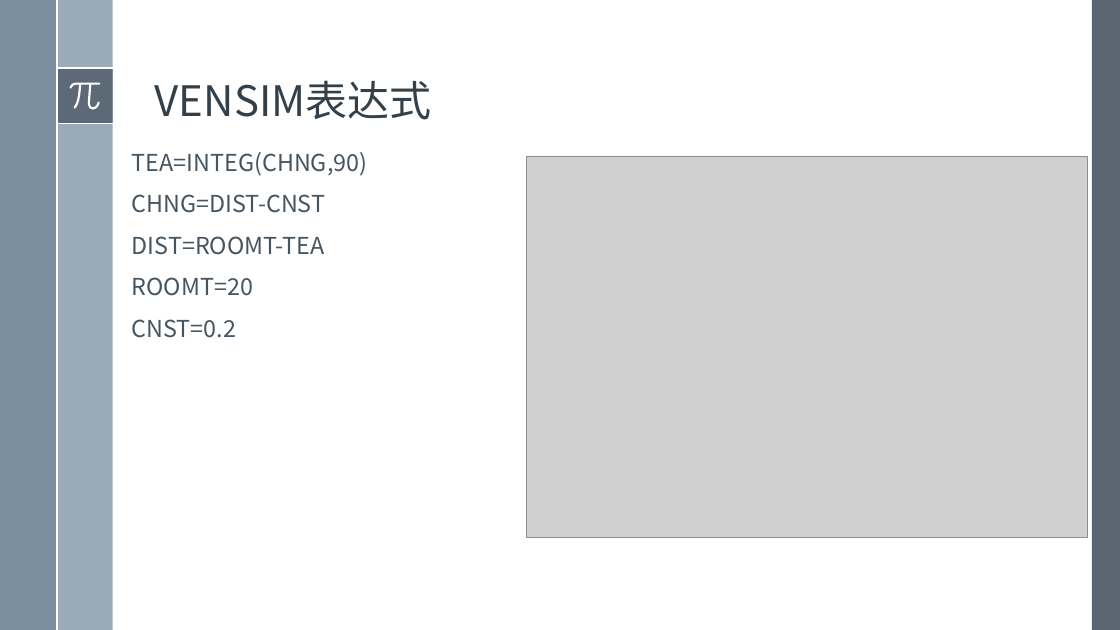
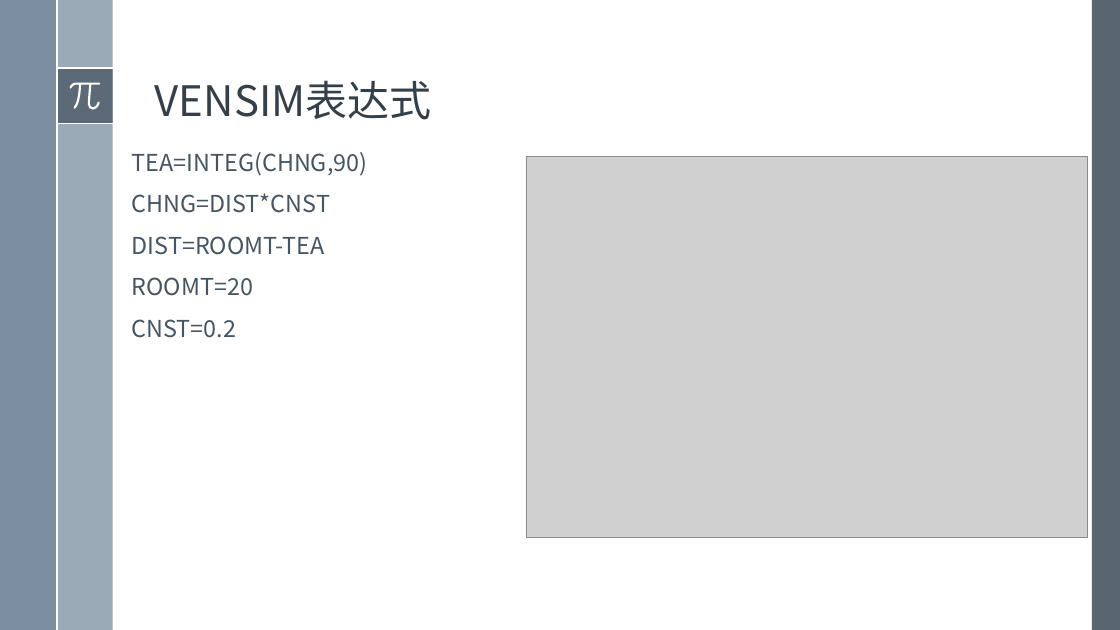
Before and after one commit to exoplanetX/SystemDynamics, a slide deck: slide 16 of 2019系统仿真-5-系统表达.pptx. Drawn at 1120x630 pixels with LibreOffice and Linux fonts; fonts in the diff are those of the drawing; grey boxes stand for pictures. Boxes give left, top, right and bottom in pixels: in the first picture for what was removed or moved away, otherwise in the second. Text is boxed around its words. In the diff, an @@ line names an element or a change of style, - is before the commit and + after.

```diff
--- a/2019系统仿真-5-系统表达.pptx
+++ b/2019系统仿真-5-系统表达.pptx
@@ text at box(132, 193, 330, 213): text changed @@
-CHNG=DIST-CNST
+CHNG=DIST*CNST
```
Also in this commit, not shown: 2 other slides changed.
